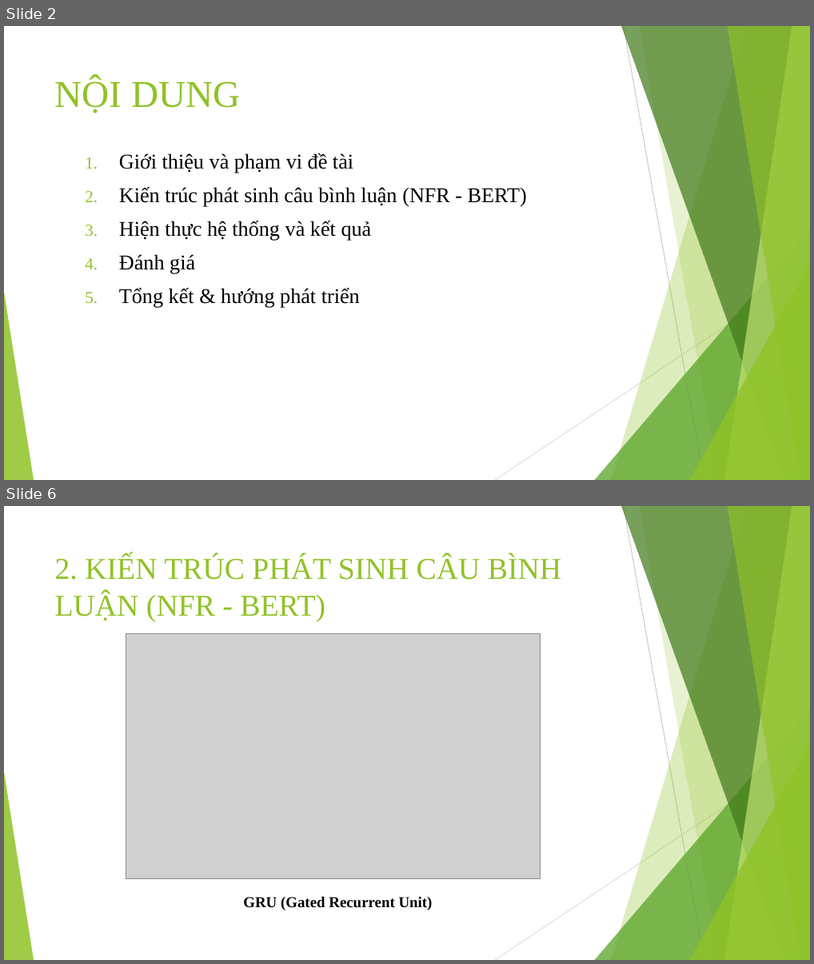
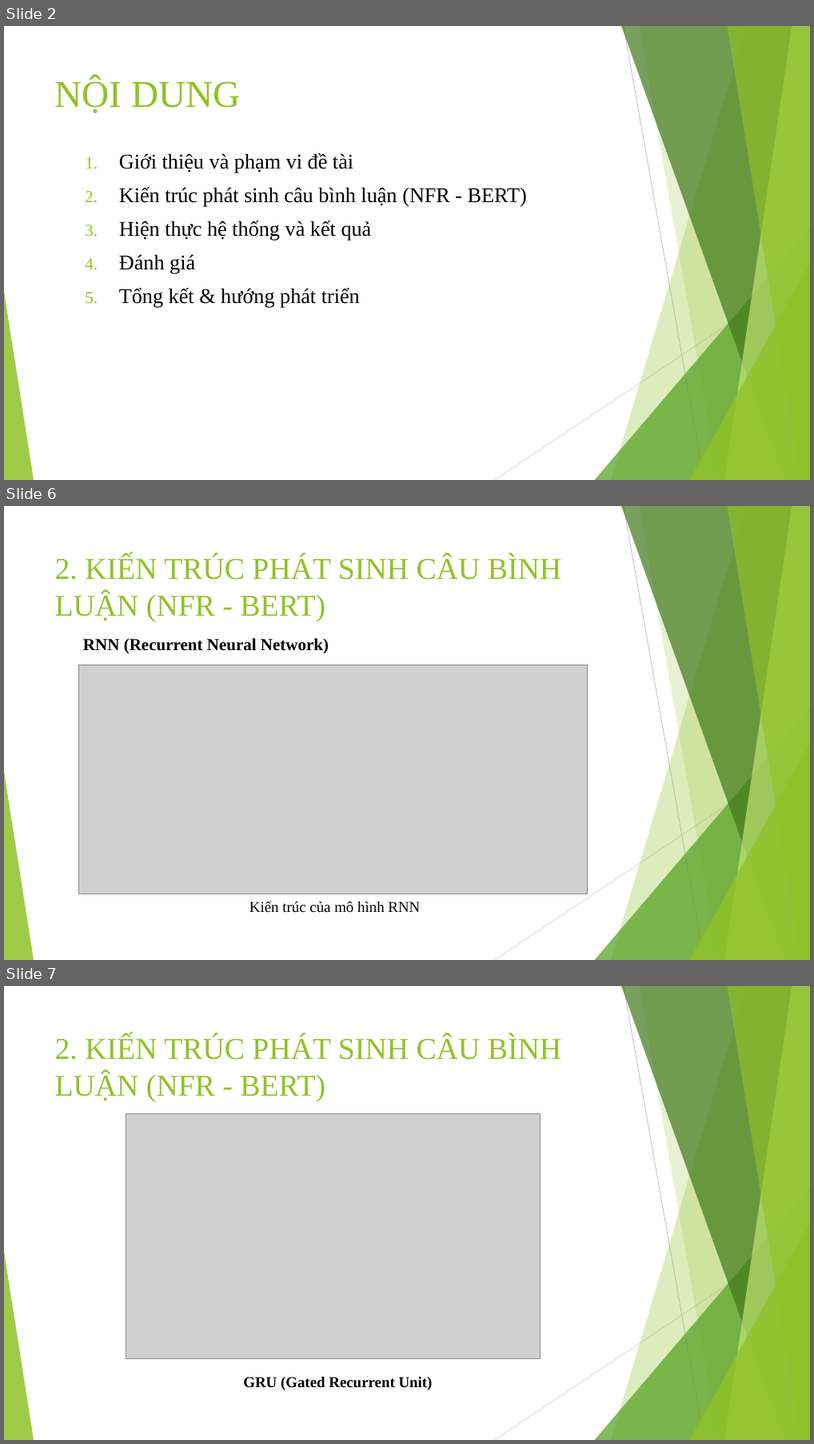
Before and after one commit to trungpham2701/TLCN-CommentGenerationForOutfit, a slide deck: BaoCaoTLCN.pptx. Shown one above the other, each under a label of ours: slides 2 and 6 before the commit, slides 2, 6 and 7 after it; the slides between them are not shown. The pictures are 814x964 and 814x1444 pixels, drawn with LibreOffice and Linux fonts; fonts in the diff are those of the drawing; grey boxes stand for pictures. Boxes give left, top, right and bottom in pixels: in the first picture for what was removed or moved away, otherwise in the second. Text is boxed around its words. In the diff, an @@ line names an element or a change of style, - is before the commit and + after.

```diff
--- a/BaoCaoTLCN.pptx
+++ b/BaoCaoTLCN.pptx
@@ slide 6 added at [4,506,810,960], background #FFFFFF; not listed: 10 template elements that a slide beside it also shows @@
@@ title added at [55,556,562,622], 36 pt, text #90C226 @@
+2. KIẾN TRÚC PHÁT SINH CÂU BÌNH LUẬN (NFR - BERT)
@@ text added at [83,638,329,653], 20 pt, text #000000, bold @@
+RNN (Recurrent Neural Network)
@@ picture added at [78,665,588,894] @@
@@ text added at [250,900,420,912], 18 pt, text #000000 @@
+Kiến trúc của mô hình RNN
@@ what was slide 6 is now slide 7 @@
```
Also in this commit, not shown: 6 slides changed, 2 other slides added.
